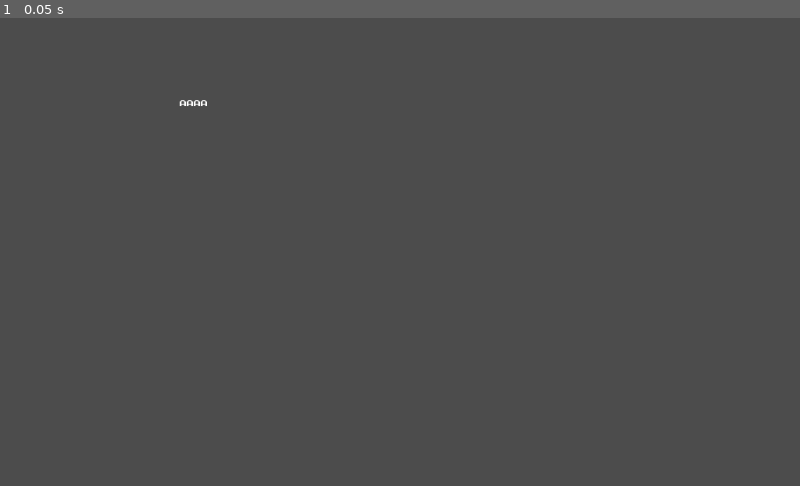
Above: before the commit, frame 1.
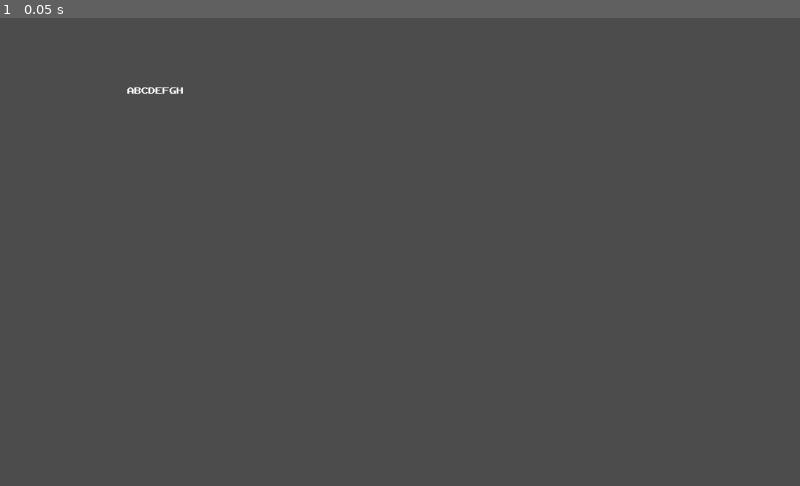
Above: after the commit, the same moment.

Repository: Rumari/GGJ-2021
Game: Godot game, scene res://levels/memory/memory.tscn
Two runs of this game, one before a commit and one after it. Both use one fixed random seed, a clock stepped at 60 frames per second and the inputs below. The project has no main scene, so this scene is started directly.
Inputs:
- Up to frame 1 (0.05 s): no input

The runs differ from the first frame. In frame 1, 0.1% of the frame differs, in the area x 15-26%, y 14-19%.

Commit message:
Finished basic text bullet

Diff:
--- a/levels/memory/memory.tscn
+++ b/levels/memory/memory.tscn
@@ -5,5 +5,5 @@
 [node name="Memory" type="Node"]
 
 [node name="TextBullet" parent="." instance=ExtResource( 1 )]
-position = Vector2( 248.22, 107.37 )
-text = "aaaa"
+position = Vector2( 199.011, 93.0834 )
+text = "ABCDEFGH"
--- a/levels/memory/text_bullet.gd
+++ b/levels/memory/text_bullet.gd
@@ -1,13 +1,12 @@
 extends Node2D
-
 
 export var text = ""
 var progress = 0
 var original_text
 
 func _ready():
-	original_text  = $Text.bbcode_text
-	$Text.bbcode_text = original_text.replace("{text}", text);
+	$Text/Begin.text = ""
+	$Text/End.text = text
 
 func _input(event):
 	if event is InputEventKey and event.pressed:
@@ -22,7 +21,5 @@
 	if progress == len(text):
 		get_parent().remove_child(self)
 	else:
-		$Text.bbcode_text = original_text.replace(
-			"{text}",
-			"[size=14]%s[/size][size=10]%s[/size]" % [text.substr(0, progress), text.substr(progress)]
-		);
+		$Text/Begin.text = text.substr(0, progress)
+		$Text/End.text = text.substr(progress)
--- a/levels/memory/text_bullet.tscn
+++ b/levels/memory/text_bullet.tscn
@@ -1,33 +1,54 @@
-[gd_scene load_steps=4 format=2]
+[gd_scene load_steps=5 format=2]
 
 [ext_resource path="res://levels/memory/text_bullet.gd" type="Script" id=1]
 [ext_resource path="res://arcadeclassic.ttf" type="DynamicFontData" id=2]
 
 [sub_resource type="DynamicFont" id=1]
+size = 19
+font_data = ExtResource( 2 )
+
+[sub_resource type="DynamicFont" id=2]
+extra_spacing_top = 3
 font_data = ExtResource( 2 )
 
 [node name="TextBullet" type="Node2D"]
 script = ExtResource( 1 )
 text = "SampleText"
 
-[node name="Text" type="RichTextLabel" parent="."]
+[node name="Text" type="HBoxContainer" parent="."]
 anchor_left = 0.5
 anchor_top = 0.5
 anchor_right = 0.5
 anchor_bottom = 0.5
-margin_left = -75.0
-margin_top = -6.0
-margin_right = 75.0
-margin_bottom = 6.0
-grow_horizontal = 0
-grow_vertical = 0
-custom_fonts/normal_font = SubResource( 1 )
-bbcode_enabled = true
-bbcode_text = "[center]{text}[/center]
-"
-text = "{text}
-"
-scroll_active = false
+margin_left = -27.5
+margin_top = -21.5
+margin_right = 27.5
+margin_bottom = 21.5
+grow_horizontal = 2
+grow_vertical = 2
+custom_constants/separation = 1
+alignment = 1
 __meta__ = {
 "_edit_use_anchors_": false
 }
+
+[node name="Begin" type="Label" parent="Text"]
+margin_left = 30.0
+margin_top = 11.0
+margin_right = 30.0
+margin_bottom = 31.0
+custom_fonts/font = SubResource( 1 )
+__meta__ = {
+"_edit_use_anchors_": false
+}
+
+[node name="End" type="Label" parent="Text"]
+margin_left = 31.0
+margin_top = 11.0
+margin_right = 85.0
+margin_bottom = 31.0
+custom_fonts/font = SubResource( 2 )
+text = "Sample"
+__meta__ = {
+"_edit_use_anchors_": false
+}
